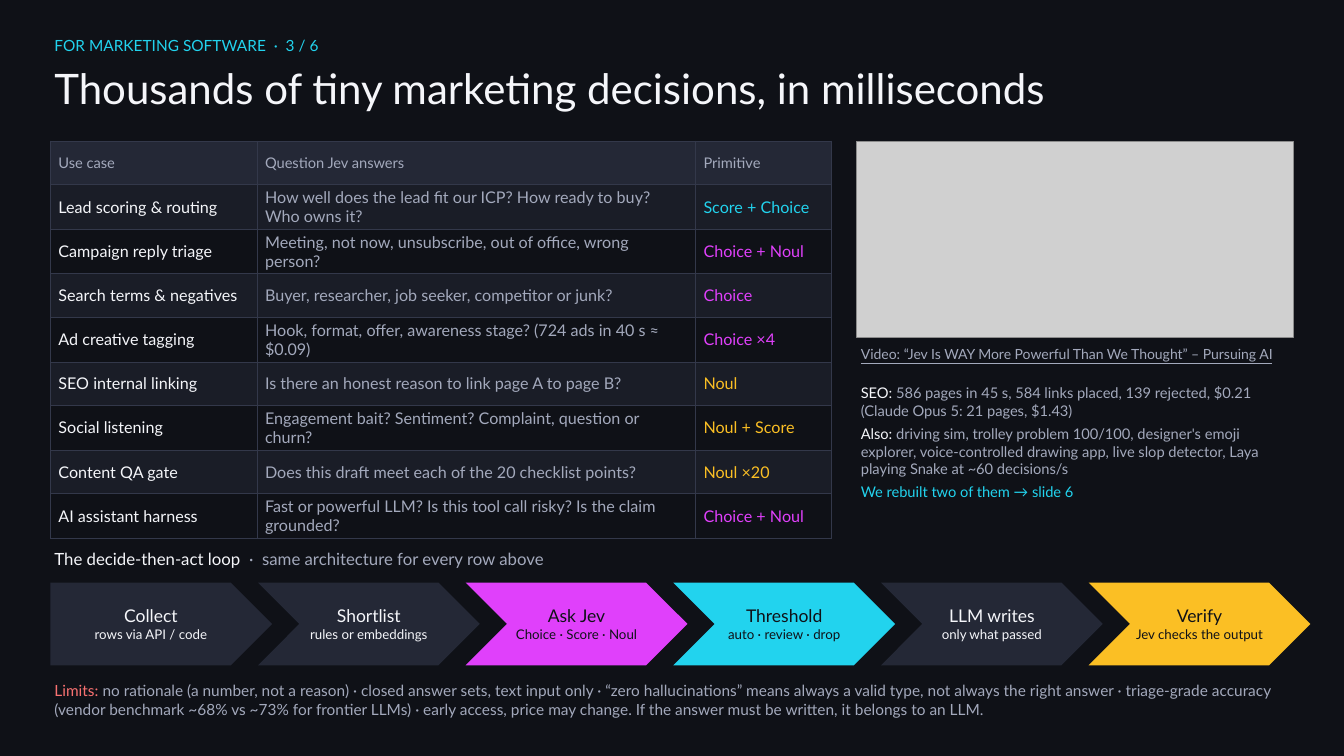
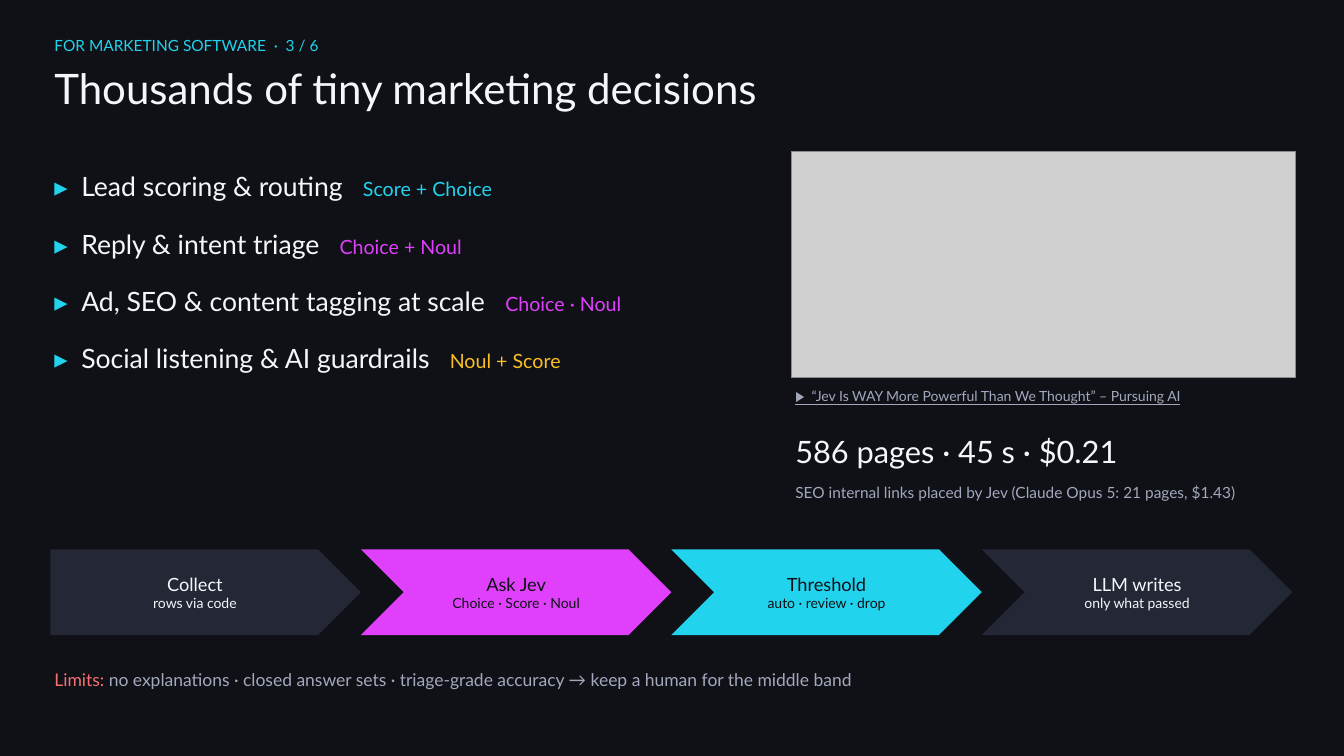
Before and after one commit to stvonolf/jev-samples, a slide deck: slide 3 of presentation/Jev_Team_Overview.pptx. Drawn at 1344x756 pixels with LibreOffice and Linux fonts; fonts in the diff are those of the drawing; grey boxes stand for pictures. Boxes give left, top, right and bottom in pixels: in the first picture for what was removed or moved away, otherwise in the second. Text is boxed around its words. In the diff, an @@ line names an element or a change of style, - is before the commit and + after.

```diff
--- a/presentation/Jev_Team_Overview.pptx
+++ b/presentation/Jev_Team_Overview.pptx
@@ text at <box>54,73,756,112</box>: text changed @@
-Thousands of tiny marketing decisions, in milliseconds
+Thousands of tiny marketing decisions
@@ table removed at <box>50,141,832,538</box>, 9 rows, 3 columns @@
-Use case | Question Jev answers | Primitive
-Lead scoring & routing | How well does the lead fit our ICP? How ready to buy? Who owns it? | Score + Choice
-Campaign reply triage | Meeting, not now, unsubscribe, out of office, wrong person? | Choice + Noul
-Search terms & negatives | Buyer, researcher, job seeker, competitor or junk? | Choice
-Ad creative tagging | Hook, format, offer, awareness stage? (724 ads in 40 s ≈ $0.09) | Choice ×4
-SEO internal linking | Is there an honest reason to link page A to page B? | Noul
-Social listening | Engagement bait? Sentiment? Complaint, question or churn? | Noul + Score
-Content QA gate | Does this draft meet each of the 20 checklist points? | Noul ×20
-AI assistant harness | Fast or powerful LLM? Is this tool call risky? Is the claim grounded? | Choice + Noul
@@ text added at <box>81,176,561,373</box>, 19 pt, text #F5F6FA @@
+▸ Lead scoring & routing Score + Choice
+▸ Reply & intent triage Choice + Noul
+▸ Ad, SEO & content tagging at scale Choice · Noul
+▸ Social listening & AI guardrails Noul + Score
@@ picture: place and size @@
-picture at <box>857,141,1294,338</box>
+picture at <box>791,151,1296,378</box>
@@ text at <box>812,390,1180,404</box>: text changed @@
-Video: “Jev Is WAY More Powerful Than We Thought” – Pursuing AI
+▶ “Jev Is WAY More Powerful Than We Thought” – Pursuing AI
@@ text at <box>795,438,1118,469</box>: text changed; size 10.5 to 22 pt; text colour #A3A9BC to #F5F6FA @@
-SEO: 586 pages in 45 s, 584 links placed, 139 rejected, $0.21 (Claude Opus 5: 21 pages, $1.43)
-Also: driving sim, trolley problem 100/100, designer's emoji explorer, voice-controlled drawing app, live slop detector, Laya playing Snake at ~60 decisions/s
-We rebuilt two of them → slide 6
+586 pages · 45 s · $0.21
@@ text added at <box>795,485,1236,501</box>, 11 pt, text #A3A9BC @@
+SEO internal links placed by Jev (Claude Opus 5: 21 pages, $1.43)
@@ pentagon arrow "Collect": place and size @@
-pentagon arrow "Collect" at <box>50,583,272,665</box>
+pentagon arrow "Collect" at <box>50,549,361,635</box>
@@ text removed at <box>54,552,543,568</box> @@
-The decide-then-act loop · same architecture for every row above
@@ chevron "Ask Jev": place and size @@
-chevron "Ask Jev" at <box>466,583,688,665</box>
+chevron "Ask Jev" at <box>361,549,671,635</box>
@@ chevron "Ask Jev" at <box>361,549,671,635</box>: size 12.5 to 13 pt in "Ask Jev"; size 9.5 to 10 pt in "Choice · Score · Noul" @@
@@ chevron "Threshold": place and size @@
-chevron "Threshold" at <box>674,583,895,665</box>
+chevron "Threshold" at <box>671,549,982,635</box>
@@ chevron "Threshold" at <box>671,549,982,635</box>: size 12.5 to 13 pt in "Threshold"; size 9.5 to 10 pt in "auto · review · drop" @@
@@ chevron "LLM writes": place and size @@
-chevron "LLM writes" at <box>881,583,1103,665</box>
+chevron "LLM writes" at <box>982,549,1293,635</box>
@@ chevron "LLM writes" at <box>982,549,1293,635</box>: size 12.5 to 13 pt in "LLM writes"; size 9.5 to 10 pt in "only what passed" @@
@@ text in pentagon arrow at <box>153,597,237,608</box>: text changed; size 9.5 to 10 pt @@
-rows via API / code
+rows via code
@@ text in pentagon arrow at <box>167,577,223,591</box>: size 12.5 to 13 pt in "Collect" @@
@@ chevron removed at <box>258,583,480,665</box> @@
-Shortlist
-rules or embeddings
@@ chevron removed at <box>1089,583,1311,665</box> @@
-Verify
-Jev checks the output
@@ text at <box>54,673,852,689</box>: text changed; size 11 to 12.5 pt @@
-Limits: no rationale (a number, not a reason) · closed answer sets, text input only · “zero hallucinations” means always a valid type, not always the right answer · triage-grade accuracy (vendor benchmark ~68% vs ~73% for frontier LLMs) · early access, price may change. If the answer must be written, it belongs to an LLM.
+Limits: no explanations · closed answer sets · triage-grade accuracy → keep a human for the middle band
```
Also in this commit, not shown: 5 other slides changed, 13 other files.
